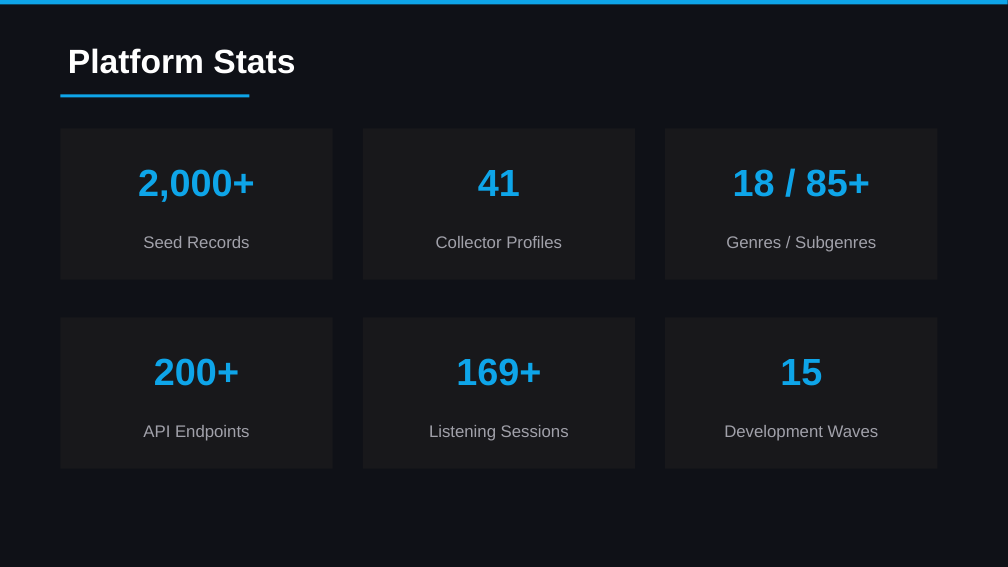
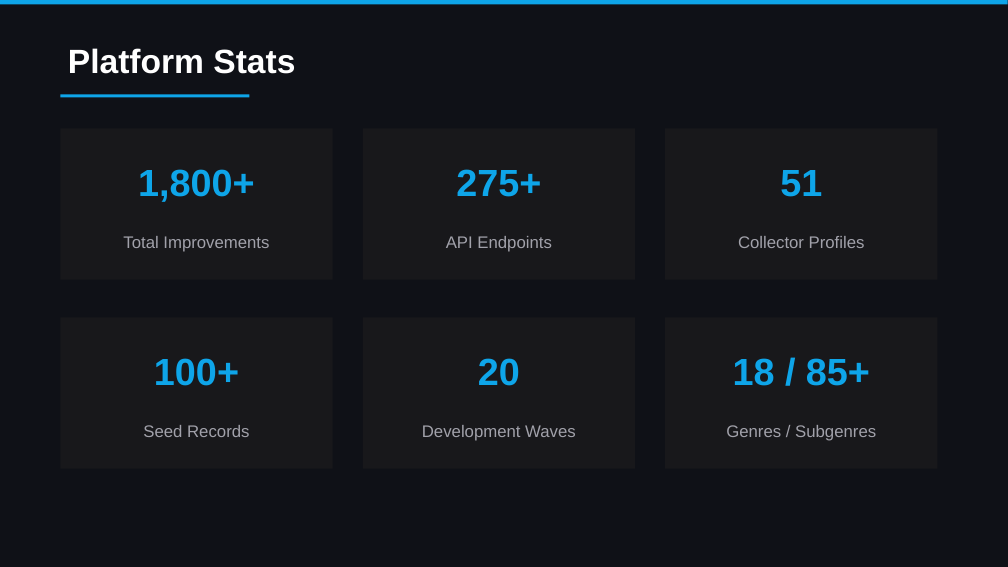
Before and after one commit to colelevy08/groovestack, a slide deck: slide 3 of GrooveStack_Overview.pptx (slide 27 before the commit). Drawn at 1008x567 pixels with LibreOffice and Linux fonts; fonts in the diff are those of the drawing. Boxes give left, top, right and bottom in pixels: in the first picture for what was removed or moved away, otherwise in the second. Text is boxed around its words. In the diff, an @@ line names an element or a change of style, - is before the commit and + after.

```diff
--- a/GrooveStack_Overview.pptx
+++ b/GrooveStack_Overview.pptx
@@ text at <box>138,169,255,202</box>: text changed @@
-2,000+
+1,800+
@@ text at <box>456,169,541,197</box>: text changed @@
-41
+275+
@@ text at <box>780,170,822,197</box>: text changed @@
-18 / 85+
+51
@@ text at <box>123,236,269,252</box>: text changed @@
-Seed Records
+Total Improvements
@@ text at <box>446,236,552,252</box>: text changed @@
-Collector Profiles
+API Endpoints
@@ text at <box>738,236,865,248</box>: text changed @@
-Genres / Subgenres
+Collector Profiles
@@ text at <box>154,358,239,386</box>: text changed @@
-200+
+100+
@@ text at <box>478,358,520,386</box>: text changed @@
-169+
+20
@@ text at <box>733,358,870,386</box>: text changed @@
-15
+18 / 85+
@@ text at <box>143,425,249,437</box>: text changed @@
-API Endpoints
+Seed Records
@@ text at <box>422,425,576,441</box>: text changed @@
-Listening Sessions
+Development Waves
@@ text at <box>726,425,876,441</box>: text changed @@
-Development Waves
+Genres / Subgenres
```
Also in this commit, not shown: 28 other slides changed, 7 slides added, 2 other files.
